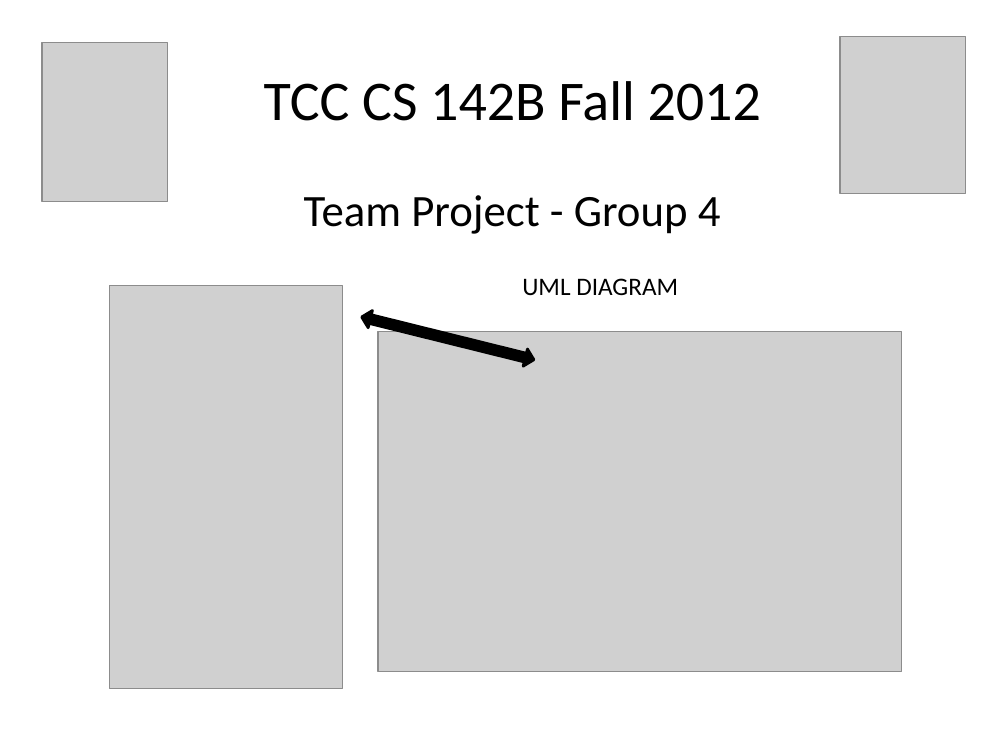
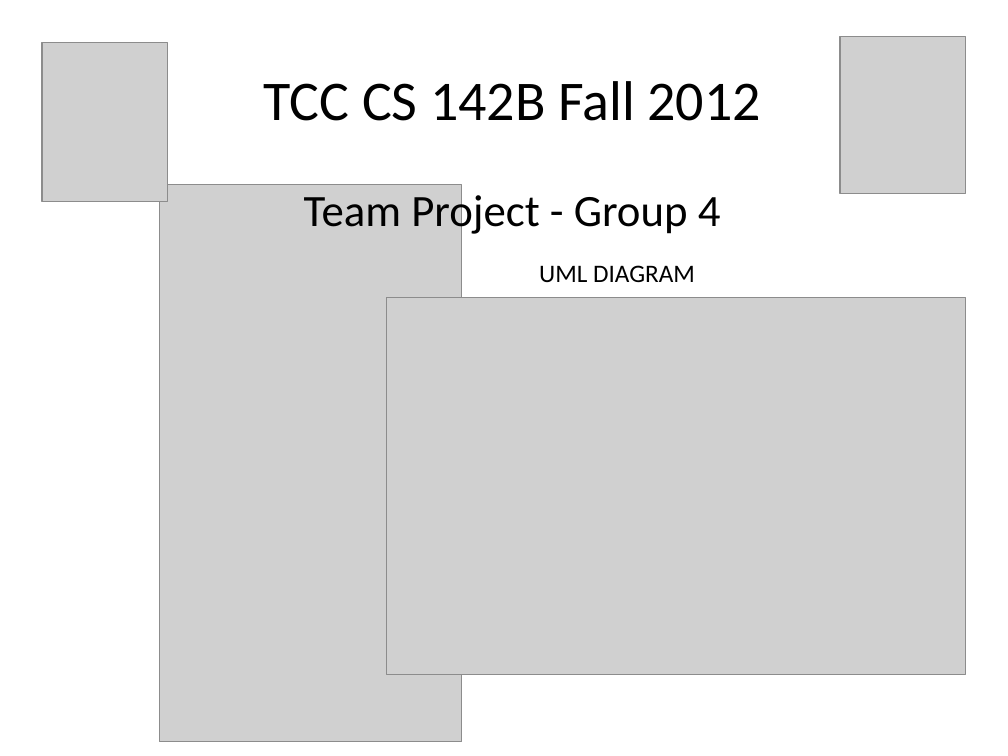
Before and after one commit to samhug/cs_142_final_project, a slide deck: slide 6 of JAVA Group Project Presentation.pptx. Drawn at 1008x756 pixels with LibreOffice and Linux fonts; fonts in the diff are those of the drawing; grey boxes stand for pictures. Boxes give left, top, right and bottom in pixels: in the first picture for what was removed or moved away, otherwise in the second. Text is boxed around its words. In the diff, an @@ line names an element or a change of style, - is before the commit and + after.

```diff
--- a/JAVA Group Project Presentation.pptx
+++ b/JAVA Group Project Presentation.pptx
@@ picture added at (x1=159, y1=184, x2=462, y2=742) @@
@@ text "UML DIAGRAM" moved from (x1=522, y1=278, x2=678, y2=296) to (x1=539, y1=265, x2=695, y2=282) @@
@@ picture removed at (x1=109, y1=285, x2=342, y2=688) @@
@@ picture resized from (x1=378, y1=332, x2=901, y2=672) to (x1=386, y1=297, x2=966, y2=674) @@
@@ up down arrow removed at (x1=359, y1=309, x2=535, y2=368) @@
```
Also in this commit, not shown: 2 other slides changed, 2 slides added, 1 other file.
